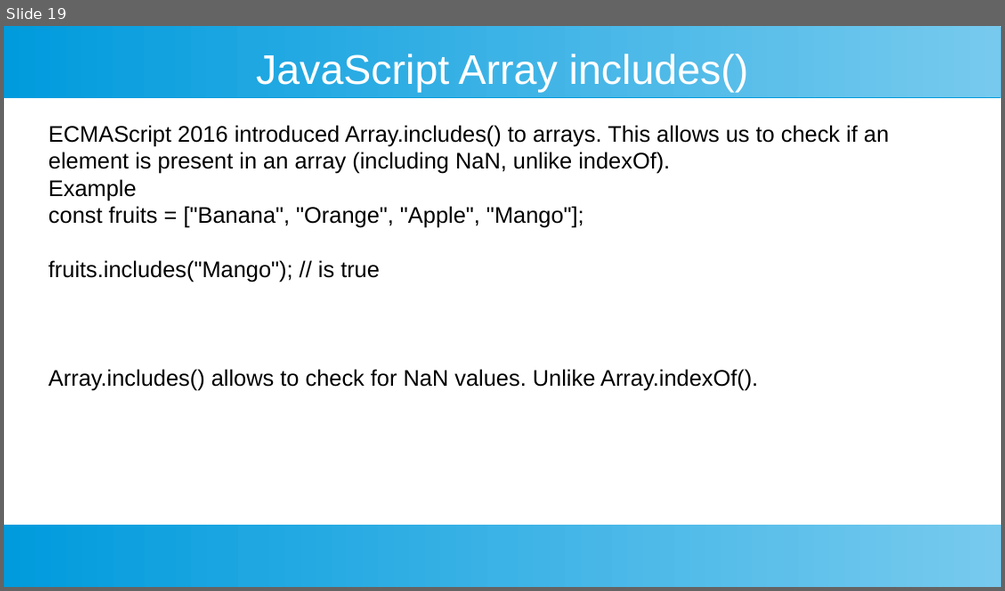
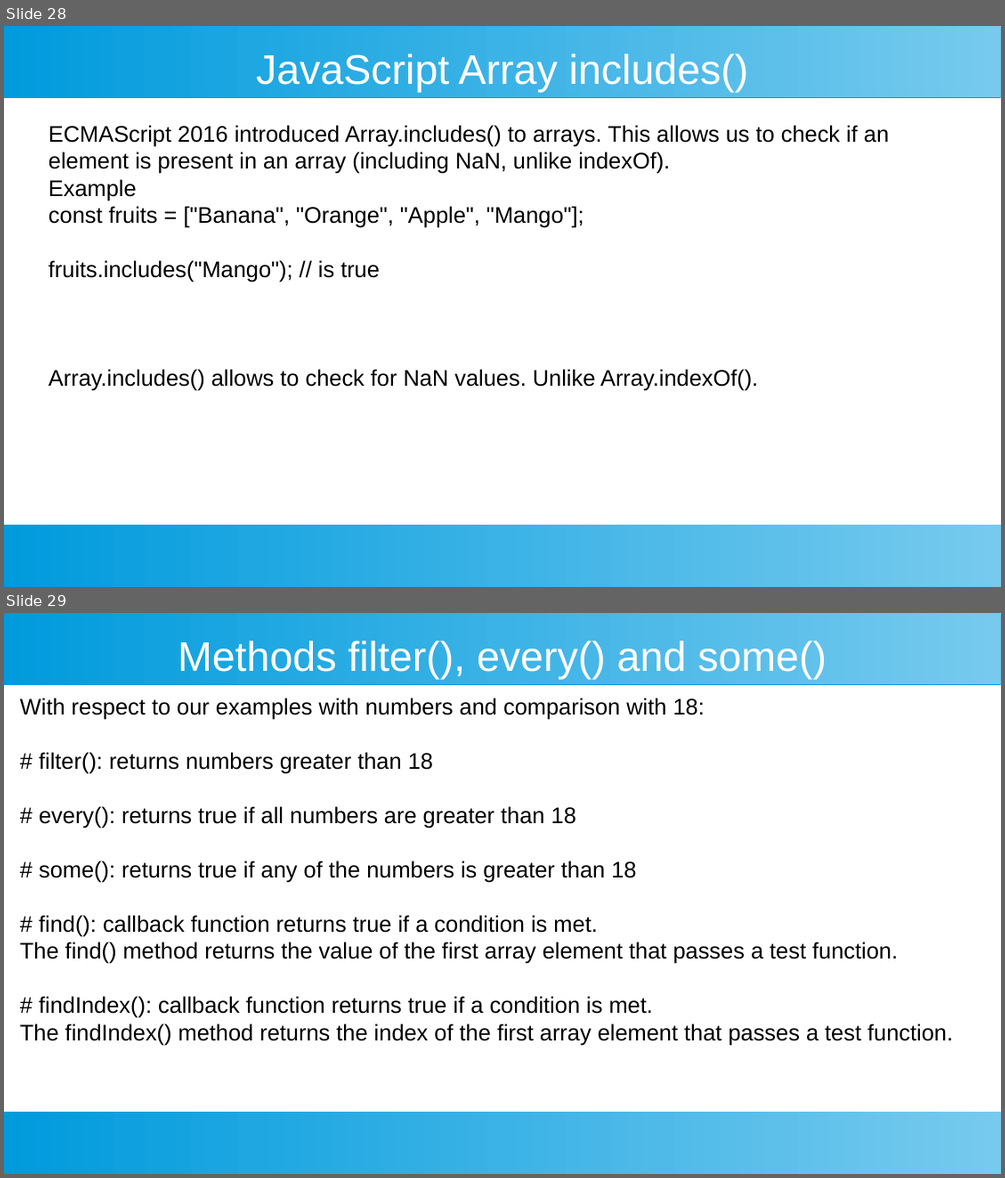
Before and after one commit to ashishjain1547/public_lessons_in_javascript, a slide deck: 7_Arrays in Detail/4 - array iteration.odp. Shown one above the other, each under a label of ours: slide 19 before the commit, slides 28 and 29 after it. The pictures are 1005x591 and 1005x1178 pixels, drawn with LibreOffice and Linux fonts; fonts in the diff are those of the drawing. Boxes give left, top, right and bottom in pixels: in the first picture for what was removed or moved away, otherwise in the second. Text is boxed around its words. In the diff, an @@ line names an element or a change of style, - is before the commit and + after.

```diff
--- a/7_Arrays in Detail/4 - array iteration.odp
+++ b/7_Arrays in Detail/4 - array iteration.odp
@@ slide 29 added at (4, 613, 1001, 1174), background #FFFFFF; not listed: 2 template elements that a slide beside it also shows @@
@@ title added at (178, 641, 826, 679), 33 pt, text #FFFFFF @@
+Methods filter(), every() and some()
@@ text added at (20, 698, 953, 1045), 18 pt, text #000000 @@
+With respect to our examples with numbers and comparison with 18:
+# filter(): returns numbers greater than 18
+# every(): returns true if all numbers are greater than 18
+# some(): returns true if any of the numbers is greater than 18
+# find(): callback function returns true if a condition is met.
+The find() method returns the value of the first array element that passes a test function.
+# findIndex(): callback function returns true if a condition is met.
+The findIndex() method returns the index of the first array element that passes a test function.
@@ what was slide 19 is now slide 28 @@
```
Also in this commit, not shown: 10 slides changed, 9 other slides added, 6 other files.
